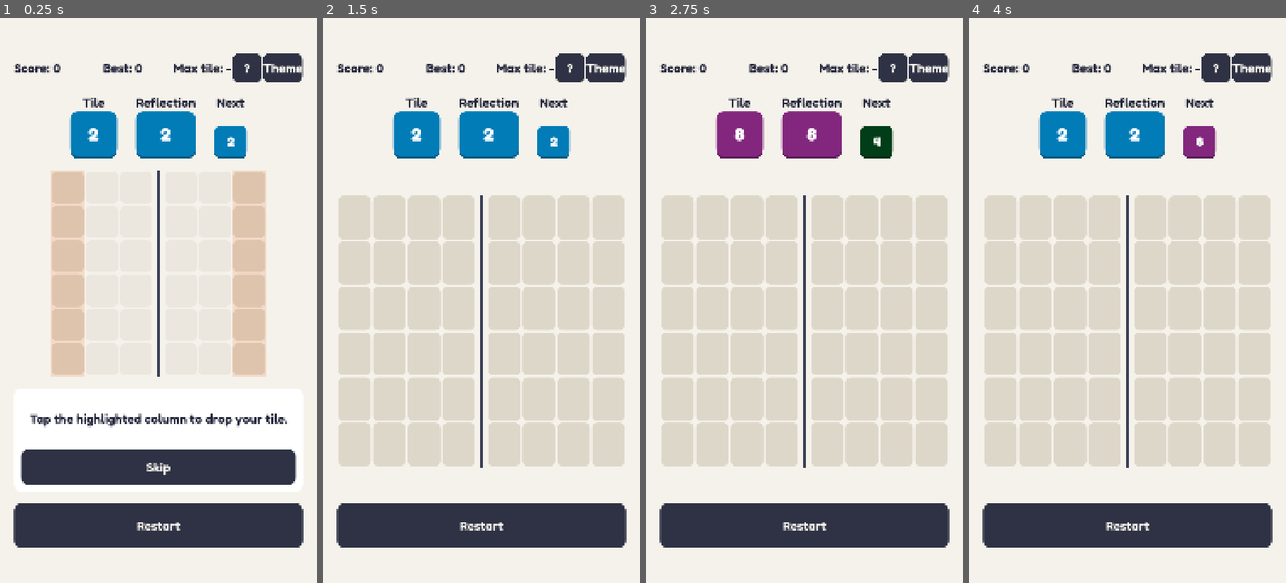
Above: before the commit, frames 1-4 (left to right).
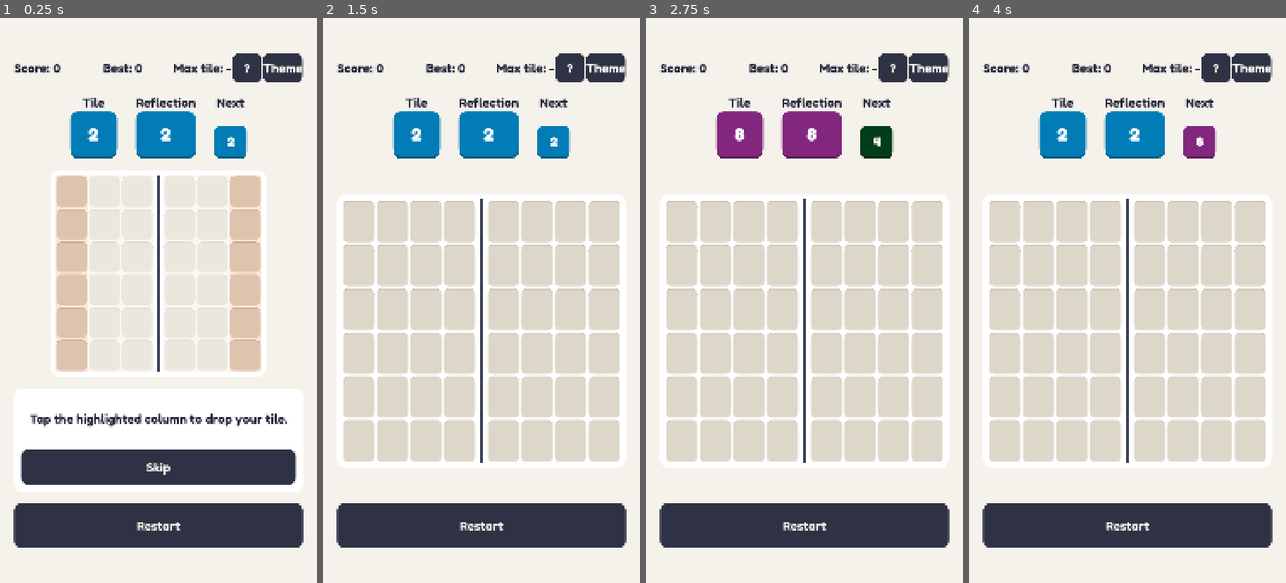
Above: after the commit, the same moments.

Repository: bpinto03/Doppel
Game: Godot game, scene res://scenes/main.tscn
Same seed, same stepped clock (60 frames per second), same inputs: the game is played once before the commit and once after it.
Inputs:
- Up to frame 1 (0.25 s): no input
- Up to frame 2 (1.5 s): click "Restart" at 0.5 s; click "Restart" at 1.25 s
- Up to frame 3 (2.75 s): click "Restart" at 2 s
- Up to frame 4 (4 s): click "?" at 2.75 s; click "Skip" at 3.5 s

The runs differ from the first frame. In frame 1, 3.2% of the frame differs, in the area x 16-84%, y 27-64%; in frame 2, 7.9%, in the area x 4-96%, y 31-80%; in frame 3, 7.9%; in frame 4, 7.9%.

Commit message:
feat: add board frame, sunken empty cells and an axis node
Board sizes live in data/board_style.tres; colors come from the palette.
Touch zones now cover the whole frame.

Diff:
--- /dev/null
+++ b/data/board_style.tres
@@ -0,0 +1,10 @@
+[gd_resource type="Resource" script_class="BoardStyle" format=3]
+
+[ext_resource type="Script" path="res://scripts/ui/board_style.gd" id="1_style"]
+
+[resource]
+script = ExtResource("1_style")
+frame_padding = 16.0
+frame_corner_radius = 28
+cell_gap_ratio = 0.06
+axis_width = 6.0
--- /dev/null
+++ b/scripts/ui/board_style.gd
@@ -0,0 +1,9 @@
+class_name BoardStyle
+extends Resource
+
+## Space between the frame edge and the cells, in pixels.
+@export var frame_padding: float
+@export var frame_corner_radius: int
+## Space between two cells, relative to the cell width.
+@export var cell_gap_ratio: float
+@export var axis_width: float
--- a/scripts/ui/board_view.gd
+++ b/scripts/ui/board_view.gd
@@ -4,12 +4,11 @@
 signal column_released(column: int)
 signal pressed_while_locked
 
-const CELL_GAP_RATIO: float = 0.06
+const BOARD_STYLE: BoardStyle = preload("res://data/board_style.tres")
 ## Cells stretch up to this height/width ratio to fill the available height, so wider boards keep a similar size.
 const MAX_CELL_HEIGHT_RATIO: float = 1.3
 ## Width of the space around the mirror axis, in cells.
 const AXIS_GAP_IN_CELLS: float = 0.3
-const AXIS_WIDTH: float = 6.0
 ## Blocked columns fade into the background, on light and dark themes alike.
 const BLOCKED_COLUMN_OPACITY: float = 0.6
 const PULSE_COLOR := Color(1.0, 1.0, 1.0, 0.6)
@@ -34,6 +33,8 @@
 var tile_painter: TilePainter:
 	set(value):
 		tile_painter = value
+		_frame_box.bg_color = tile_painter.palette.panel
+		_axis.color = tile_painter.palette.axis
 		queue_redraw()
 
 var _session: GameSession
@@ -48,6 +49,16 @@
 var _hint_step: TutorialStep
 var _hint_strength: float
 var _hint_tween: Tween
+var _frame_box := StyleBoxFlat.new()
+var _axis := ColorRect.new()
+
+
+func _ready() -> void:
+	_frame_box.set_corner_radius_all(BOARD_STYLE.frame_corner_radius)
+	_axis.mouse_filter = Control.MOUSE_FILTER_IGNORE
+	_axis.visible = false
+	add_child(_axis)
+	move_child(_axis, 0)
 
 
 func show_session(session: GameSession) -> void:
@@ -59,6 +70,7 @@
 func show_board(board: BoardState) -> void:
 	_displayed_board = board
 	clear_animation()
+	_place_axis()
 
 
 func get_displayed_board() -> BoardState:
@@ -121,12 +133,12 @@
 	return board.get_mirror_column(touched_column)
 
 
-## Touch zones split the whole board width, axis gap included, into equal parts,
+## Touch zones split the whole frame width, axis gap included, into equal parts,
 ## so every column is as easy to hit and crossing the axis never leaves a zone.
 func find_touched_column(point: Vector2) -> int:
 	if _displayed_board == null:
 		return NO_COLUMN
-	var board_rect: Rect2 = _get_board_rect()
+	var board_rect: Rect2 = _get_frame_rect()
 	if not board_rect.has_point(point):
 		return NO_COLUMN
 	var zone_width: float = board_rect.size.x / _displayed_board.get_column_count()
@@ -154,6 +166,8 @@
 func _notification(what: int) -> void:
 	if what == NOTIFICATION_MOUSE_EXIT and not _is_press_armed:
 		_set_hovered_column(NO_COLUMN)
+	elif what == NOTIFICATION_RESIZED:
+		_place_axis()
 
 
 func _on_pressed(press_position: Vector2) -> void:
@@ -193,6 +207,7 @@
 func _draw() -> void:
 	if _displayed_board == null or tile_painter == null:
 		return
+	_frame_box.draw(get_canvas_item(), _get_frame_rect())
 	for column: int in _displayed_board.get_column_count():
 		for row: int in _displayed_board.row_count:
 			var cell := Vector2i(column, row)
@@ -201,7 +216,6 @@
 	_draw_blocked_columns()
 	_draw_moving_tiles()
 	_draw_pulse()
-	_draw_axis()
 	_draw_tutorial_hint()
 	_draw_ghost()
 
@@ -255,15 +269,23 @@
 	tile_painter.draw_tile(self, reflection_rect, preview.reflection_level, GHOST_OPACITY)
 
 
-func _draw_axis() -> void:
-	_draw_axis_line(tile_painter.palette.axis, AXIS_WIDTH)
-
-
 func _draw_axis_line(color: Color, width: float) -> void:
+	var axis_rect: Rect2 = _get_axis_rect(width)
+	draw_line(Vector2(axis_rect.get_center().x, axis_rect.position.y), Vector2(axis_rect.get_center().x, axis_rect.end.y), color, width)
+
+
+func _place_axis() -> void:
+	_axis.visible = _displayed_board != null
+	if _axis.visible:
+		var axis_rect: Rect2 = _get_axis_rect(BOARD_STYLE.axis_width)
+		_axis.position = axis_rect.position
+		_axis.size = axis_rect.size
+
+
+func _get_axis_rect(width: float) -> Rect2:
 	var axis_x: float = _get_column_x(_displayed_board.column_count_per_side) - _get_cell_size().x * AXIS_GAP_IN_CELLS / 2.0
-	var board_top: float = _get_board_origin().y
-	var board_bottom: float = board_top + _get_cell_size().y * _displayed_board.row_count
-	draw_line(Vector2(axis_x, board_top), Vector2(axis_x, board_bottom), color, width)
+	var board_rect: Rect2 = _get_board_rect()
+	return Rect2(axis_x - width / 2.0, board_rect.position.y, width, board_rect.size.y)
 
 
 ## Rises and falls back once per period.
@@ -281,9 +303,10 @@
 
 
 func _get_cell_size() -> Vector2:
+	var cells_area: Vector2 = size - Vector2.ONE * BOARD_STYLE.frame_padding * 2.0
 	var width_in_cells: float = _displayed_board.get_column_count() + AXIS_GAP_IN_CELLS
-	var height_limited_size: float = size.y / _displayed_board.row_count
-	var cell_width: float = minf(size.x / width_in_cells, height_limited_size)
+	var height_limited_size: float = cells_area.y / _displayed_board.row_count
+	var cell_width: float = minf(cells_area.x / width_in_cells, height_limited_size)
 	var cell_height: float = minf(height_limited_size, cell_width * MAX_CELL_HEIGHT_RATIO)
 	return Vector2(cell_width, cell_height)
 
@@ -296,6 +319,10 @@
 	return Rect2((size - board_size) / 2.0, board_size)
 
 
+func _get_frame_rect() -> Rect2:
+	return _get_board_rect().grow(BOARD_STYLE.frame_padding)
+
+
 func _get_board_origin() -> Vector2:
 	return _get_board_rect().position
 
@@ -317,7 +344,7 @@
 ## Row is fractional while a tile is moving.
 func _get_tile_rect_at(column: int, row: float) -> Rect2:
 	var cell_size: Vector2 = _get_cell_size()
-	var gap: float = cell_size.x * CELL_GAP_RATIO
+	var gap: float = cell_size.x * BOARD_STYLE.cell_gap_ratio
 	var row_from_top: float = _displayed_board.row_count - 1 - row
 	var top_left := Vector2(_get_column_x(column), _get_board_origin().y + row_from_top * cell_size.y)
 	return Rect2(top_left, cell_size).grow(-gap / 2.0)
--- a/scripts/ui/tile_painter.gd
+++ b/scripts/ui/tile_painter.gd
@@ -7,6 +7,9 @@
 const CORNER_RADIUS_RATIO: float = 0.16
 const RELIEF_RATIO: float = 0.05
 const RELIEF_DARKENING: float = 0.3
+## Empty cells look sunken: a darker top border, the reverse of the tile relief.
+const HOLLOW_DEPTH_RATIO: float = 0.04
+const HOLLOW_DARKENING: float = 0.12
 
 var palette: ThemePalette
 var _text_config: TileTextConfig
@@ -20,7 +23,7 @@
 
 func draw_tile(canvas: CanvasItem, rect: Rect2, level: int, opacity: float = 1.0) -> void:
 	if level == BoardState.EMPTY_CELL:
-		draw_tile_shape(canvas, rect, Color(palette.empty_cell, opacity))
+		_draw_hollow(canvas, rect, Color(palette.empty_cell, opacity))
 		return
 	var tile_color := Color(palette.get_tile_color(level), opacity)
 	var relief: int = roundi(_get_shorter_side(rect) * RELIEF_RATIO)
@@ -32,7 +35,7 @@
 	_draw_value(canvas, face, str(MergeScoring.calculate_tile_value(level)), opacity)
 
 
-## Fills or outlines the tile outline without relief, for empty cells and overlays.
+## Fills or outlines the tile shape without relief, for overlays.
 func draw_tile_shape(canvas: CanvasItem, rect: Rect2, color: Color, outline_width: int = 0) -> void:
 	_set_up_box(rect, color)
 	_tile_box.draw_center = outline_width == 0
@@ -46,6 +49,13 @@
 	var width_limited_size: float = REFERENCE_FONT_SIZE * tile_size.x * _text_config.max_width_ratio / reference_width
 	var height_limited_size: float = tile_size.y * _text_config.max_height_ratio
 	return floori(minf(width_limited_size, height_limited_size))
+
+
+func _draw_hollow(canvas: CanvasItem, rect: Rect2, color: Color) -> void:
+	_set_up_box(rect, color)
+	_tile_box.border_width_top = roundi(_get_shorter_side(rect) * HOLLOW_DEPTH_RATIO)
+	_tile_box.border_color = color.darkened(HOLLOW_DARKENING)
+	_tile_box.draw(canvas.get_canvas_item(), rect)
 
 
 ## One box is reused for every tile: StyleBoxFlat.draw() records its current values at once.
--- a/tests/test_board_view.gd
+++ b/tests/test_board_view.gd
@@ -1,9 +1,9 @@
 extends GutTest
 
-## With 6 columns, a 0.3 cell axis gap and 6 rows, this size gives 100 px cells and no margin.
-const BOARD_VIEW_SIZE := Vector2(630.0, 600.0)
-## The 630 px board width split into 6 equal touch zones.
-const TOUCH_ZONE_WIDTH: float = 105.0
+## With 6 columns, a 0.3 cell axis gap and 6 rows, these cells are 100 px wide; the frame padding
+## is added around them, so the frame fills the view.
+const CELLS_SIZE := Vector2(630.0, 600.0)
+const COLUMN_COUNT: int = 6
 const MIDDLE_Y: float = 300.0
 const LEFT_OUTER_COLUMN_POINT := Vector2(50.0, MIDDLE_Y)
 const LEFT_AXIS_COLUMN_POINT := Vector2(250.0, MIDDLE_Y)
@@ -15,11 +15,13 @@
 const SEED: int = 1234
 
 var _board_view: BoardView
+var _touch_zone_width: float
 
 
 func before_each() -> void:
 	_board_view = BoardView.new()
-	_board_view.size = BOARD_VIEW_SIZE
+	_board_view.size = CELLS_SIZE + Vector2.ONE * BoardView.BOARD_STYLE.frame_padding * 2.0
+	_touch_zone_width = _board_view.size.x / COLUMN_COUNT
 	add_child_autofree(_board_view)
 	_show_session_with_board(BoardState.new(3, 6))
 
@@ -45,9 +47,9 @@
 
 func test_every_column_has_a_touch_zone_of_the_same_width() -> void:
 	for column: int in _board_view.get_displayed_board().get_column_count():
-		var zone_start: float = column * TOUCH_ZONE_WIDTH
+		var zone_start: float = column * _touch_zone_width
 		assert_eq(_board_view.find_touched_column(Vector2(zone_start + 1.0, MIDDLE_Y)), column)
-		assert_eq(_board_view.find_touched_column(Vector2(zone_start + TOUCH_ZONE_WIDTH - 1.0, MIDDLE_Y)), column)
+		assert_eq(_board_view.find_touched_column(Vector2(zone_start + _touch_zone_width - 1.0, MIDDLE_Y)), column)
 
 
 func test_touching_outside_the_board_hits_no_column() -> void:
Not shown, added: scripts/ui/board_style.gd.uid
Not shown, changed: docs/architecture.md
Not shown, changed: docs/balancing.md
